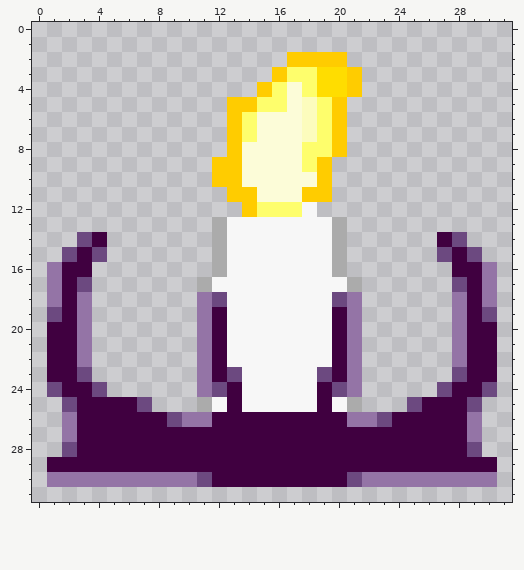
Edited in one commit: pixel-art sprite (Sprites/candlelit2.png). The picture above was drawn from the file before the commit.
The file is 32x32 pixels.
Now the later version:
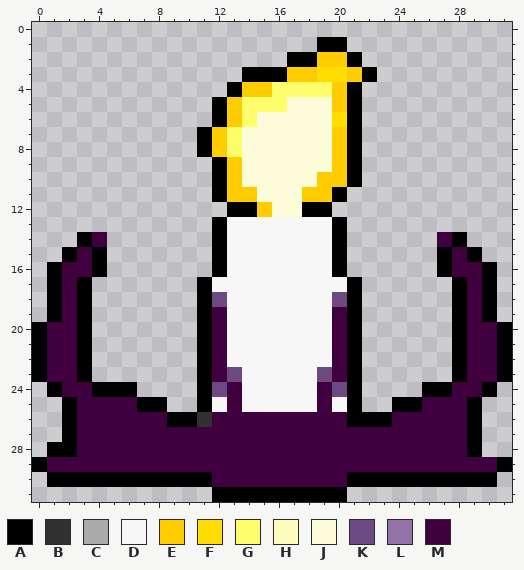
Palette (. is transparent): A #000000  B #313131  C #ababab  D #f7f7f7  E #ffcc00  F #ffdd00  G #fefe6c  H #fcfcbd  J #fcfcd8  K #6c4980  L #9474a6  M #400040
Changes in this commit:
Changed rows in their new state; - is an unchanged pixel.
first column x 0:
 1 -------------------AA-----------
 2 -----------------AA--A----------
 3 --------------AAAEE---A---------
 4 -------------AE--G-GEA----------
 5 ------------A-G---JJ-A----------
 6 ------------A-----JJFA----------
 7 -----------AEGJ---JJ-A----------
 8 -----------AEG----JJ-A----------
 9 ------------A-----JJEA----------
10 ------------A-------EA----------
11 ------------A-------A-----------
12 -------------AAEJJAA------------
13 ------------A-------A-----------
14 ---A--------A-------A-------A---
15 --A-A-------A-------A------A-A--
16 -A--A-------A-------A------A--A-
17 -A-A-------A---------A------A-A-
18 -A-A-------A---------A------A-A-
19 -A-A-------A---------A------A-A-
20 A--A-------A---------A------A--A
21 A--A-------A---------A------A--A
22 A--A-------A---------A------A--A
23 A--A-------A---------A------A--A
24 -A--AAA----A---------A----AA--A-
25 --A----AA--A---------A--AA---A--
26 --A------AAB---------AAA-----A--
27 --A--------------------------A--
28 -AA--------------------------A--
29 A------------------------------A
30 -AAAAAAAAAAA---------AAAAAAAAAA-
31 ------------AAAAAAAAA-----------
